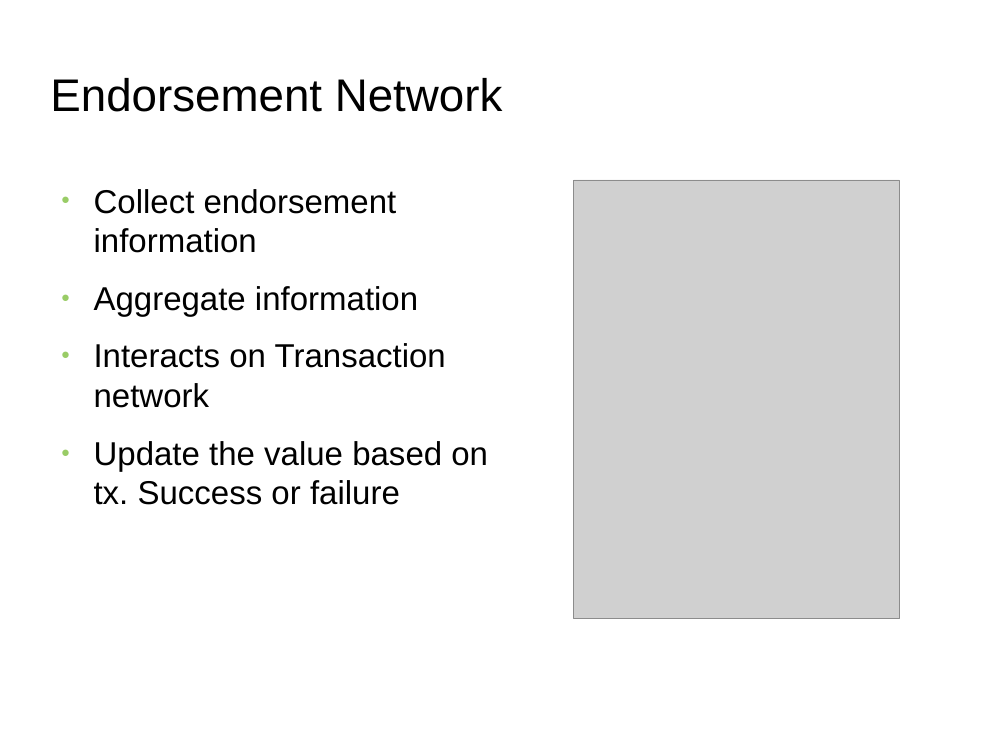
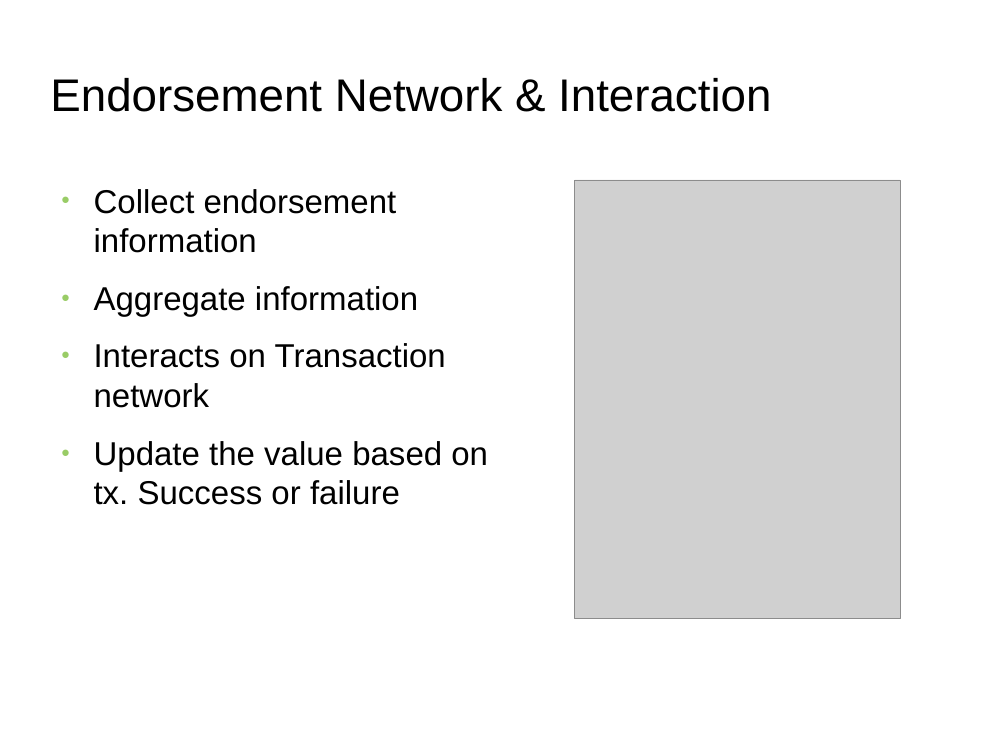
Before and after one commit to s2-t2/blockchain_reputation_system, a slide deck: slide 15 of documents/Presentation/Presentation.odp (slide 13 before the commit). Drawn at 1008x756 pixels with LibreOffice and Linux fonts; fonts in the diff are those of the drawing; grey boxes stand for pictures; background and template pictures are left out. Boxes give left, top, right and bottom in pixels: in the first picture for what was removed or moved away, otherwise in the second. Text is boxed around its words. In the diff, an @@ line names an element or a change of style, - is before the commit and + after.

```diff
--- a/documents/Presentation/Presentation.odp
+++ b/documents/Presentation/Presentation.odp
@@ title at (50, 78, 771, 112): text changed @@
-Endorsement Network
+Endorsement Network & Interaction
```
Also in this commit, not shown: 6 other slides changed, 8 slides added, 6 slides removed, 8 other files.
